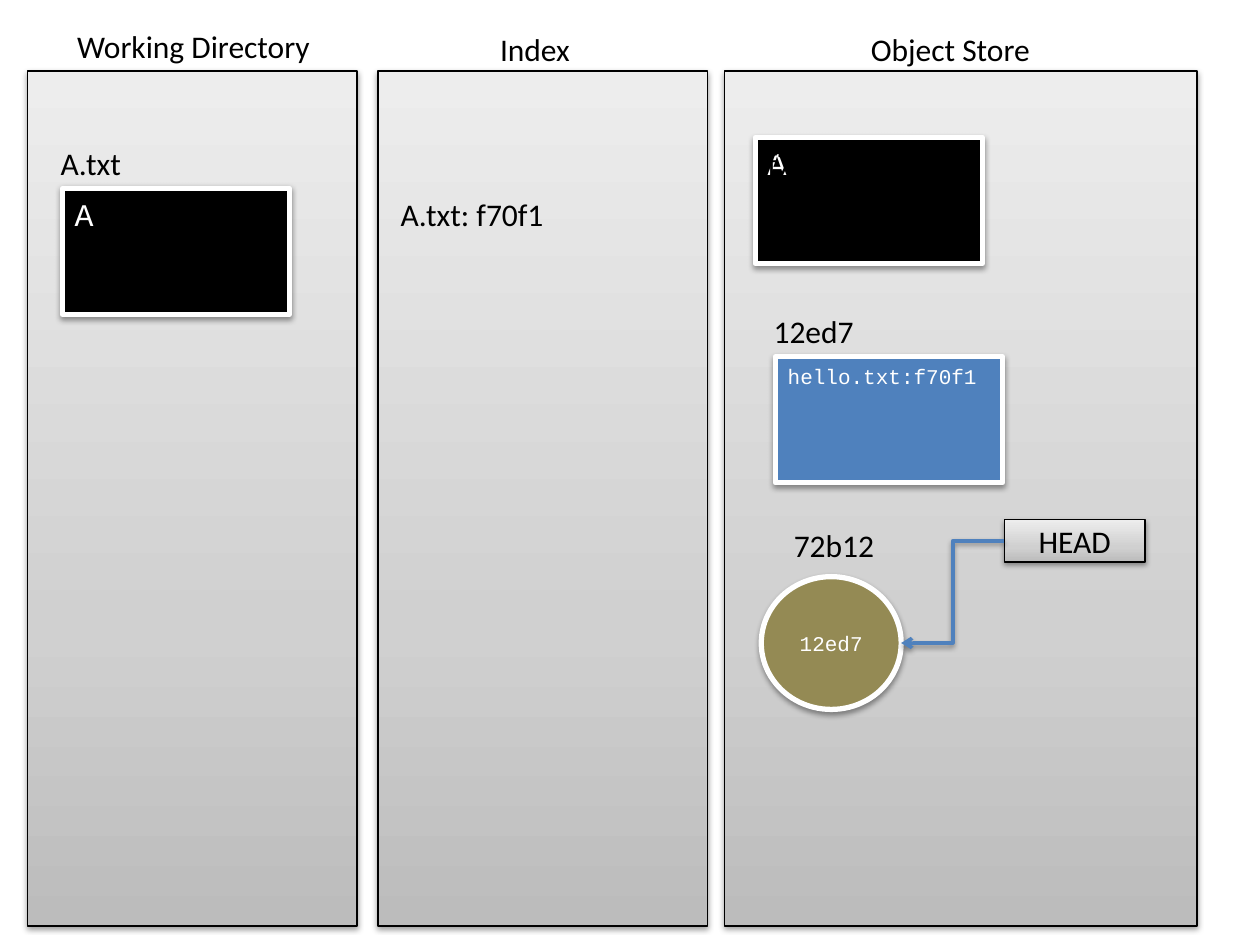
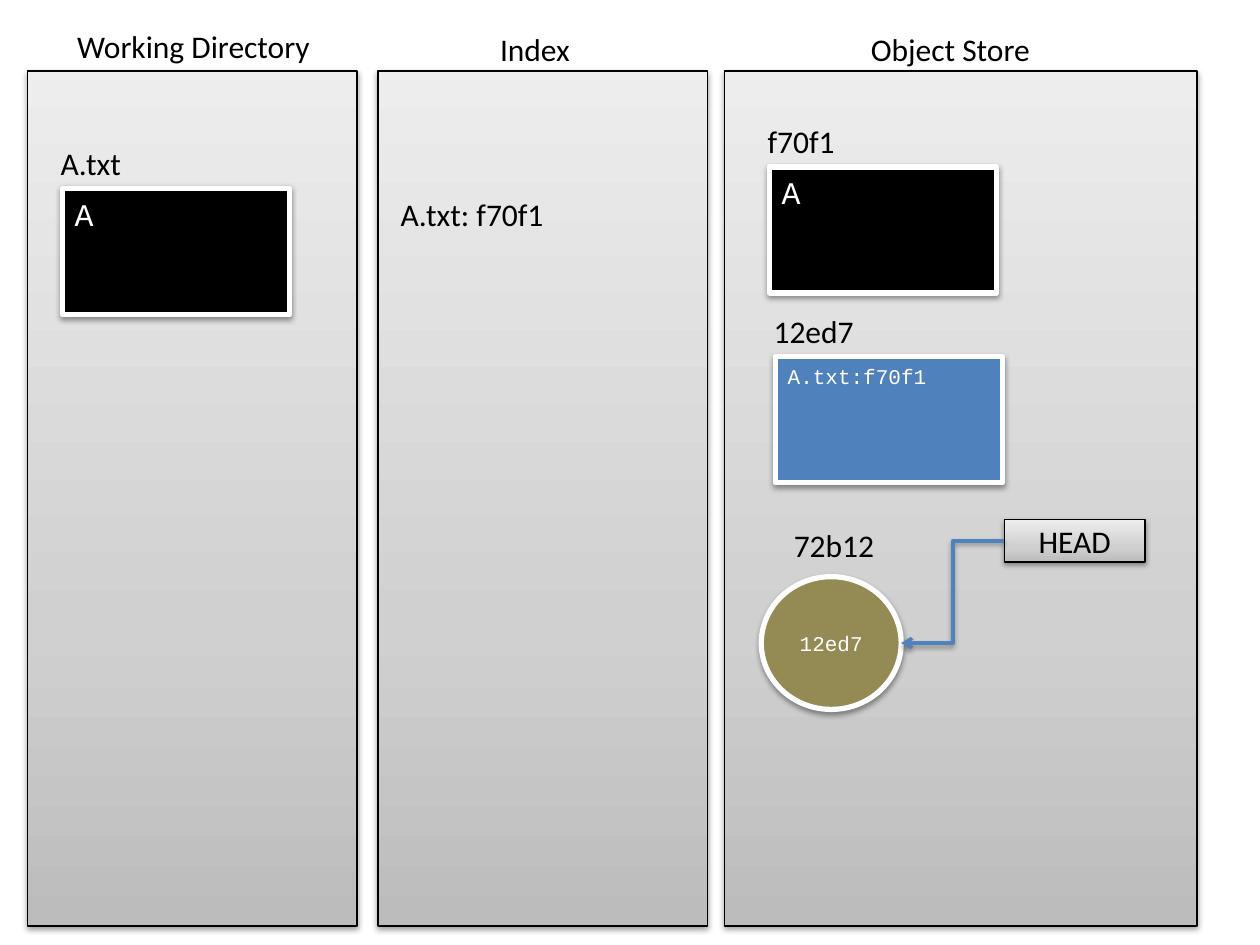
Before and after one commit to owidder/git-wks, a slide deck: slide 68 of git-wks.pptx (slide 64 before the commit). Drawn at 1260x945 pixels with LibreOffice and Linux fonts; fonts in the diff are those of the drawing. Boxes give left, top, right and bottom in pixels: in the first picture for what was removed or moved away, otherwise in the second. Text is boxed around its words. In the diff, an @@ line names an element or a change of style, - is before the commit and + after.

```diff
--- a/git-wks.pptx
+++ b/git-wks.pptx
@@ text "f70f1": place and size @@
-text "f70f1" at (768, 154, 835, 175)
+text "f70f1" at (768, 131, 835, 153)
@@ rectangle "A": place and size @@
-rectangle "A" at (755, 137, 982, 263)
+rectangle "A" at (770, 168, 997, 294)
@@ text in rectangle at (788, 369, 926, 384): text changed @@
-hello.txt:f70f1
+A.txt:f70f1
```
Also in this commit, not shown: 6 other slides changed, 6 slides added.
